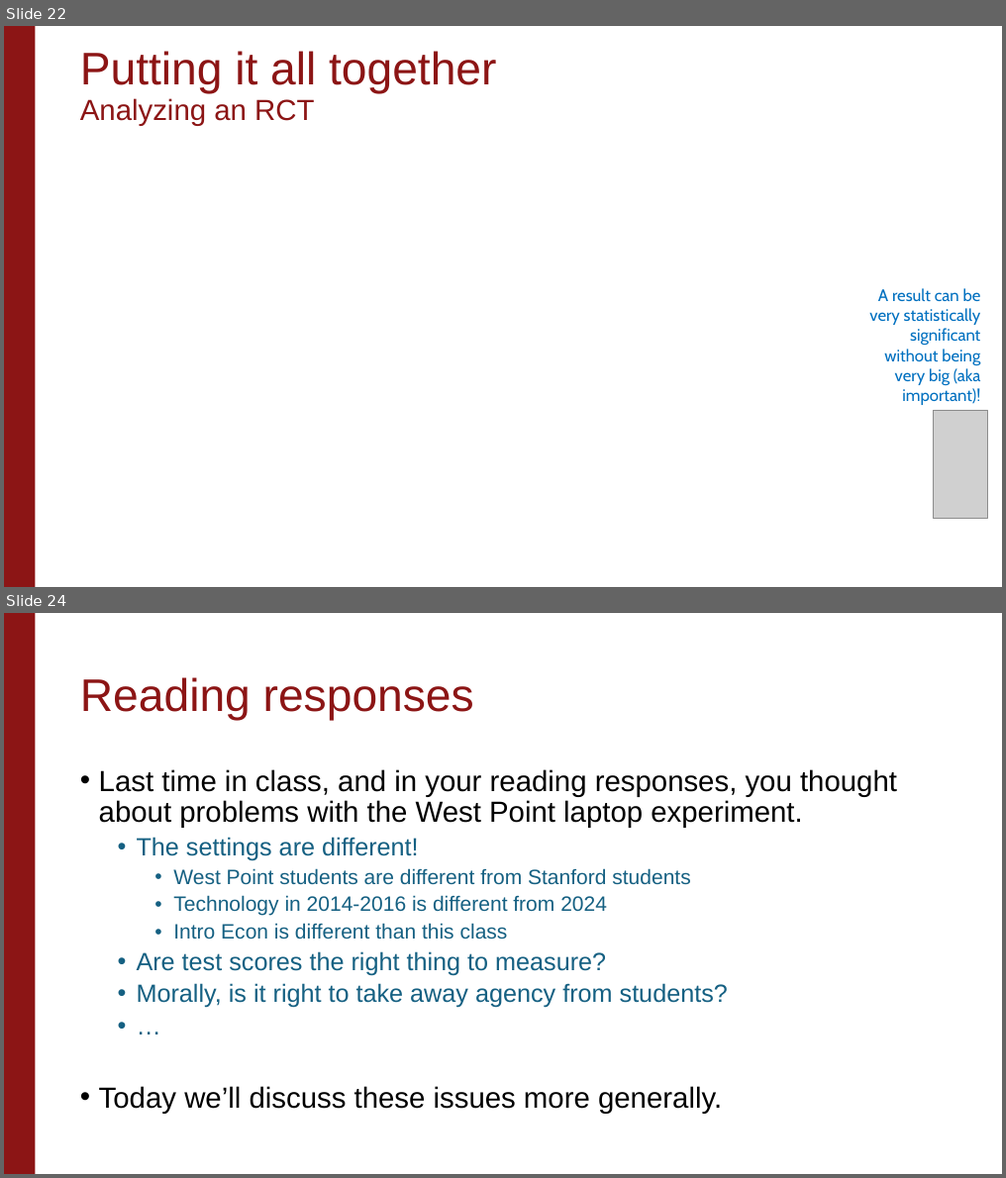
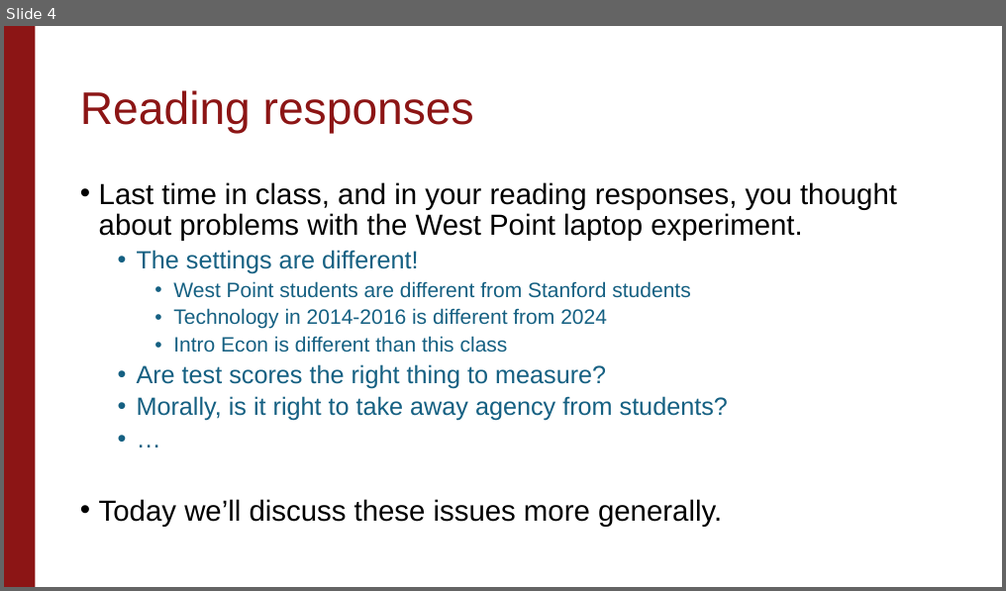
Before and after one commit to stanford-causal-inference-class/stanford-causal-inference-class.github.io, a slide deck: materials/lecture-slides/Unit1_Lecture2.pptx. Shown one above the other, each under a label of ours: slides 22 and 24 before the commit, slide 4 after it; the slides between them are not shown. The pictures are 1006x1178 and 1006x591 pixels, drawn with LibreOffice and Linux fonts; fonts in the diff are those of the drawing; grey boxes stand for pictures; background and template pictures are left out. Boxes give left, top, right and bottom in pixels: in the first picture for what was removed or moved away, otherwise in the second. Text is boxed around its words. In the diff, an @@ line names an element or a change of style, - is before the commit and + after.

```diff
--- a/materials/lecture-slides/Unit1_Lecture2.pptx
+++ b/materials/lecture-slides/Unit1_Lecture2.pptx
@@ slide 22 removed at [4,26,1002,587], background #FFFFFF; not listed: 1 template element that a slide beside it also shows @@
@@ title removed at [80,51,496,126] @@
-Putting it all together
-Analyzing an RCT
@@ text removed at [869,288,981,405] @@
-A result can be very statistically significant without being very big (aka important)!
@@ picture removed at [934,410,988,519] @@
@@ what was slide 24 is now slide 4 @@
```
Also in this commit, not shown: 1 slide changed, 21 other slides removed.
